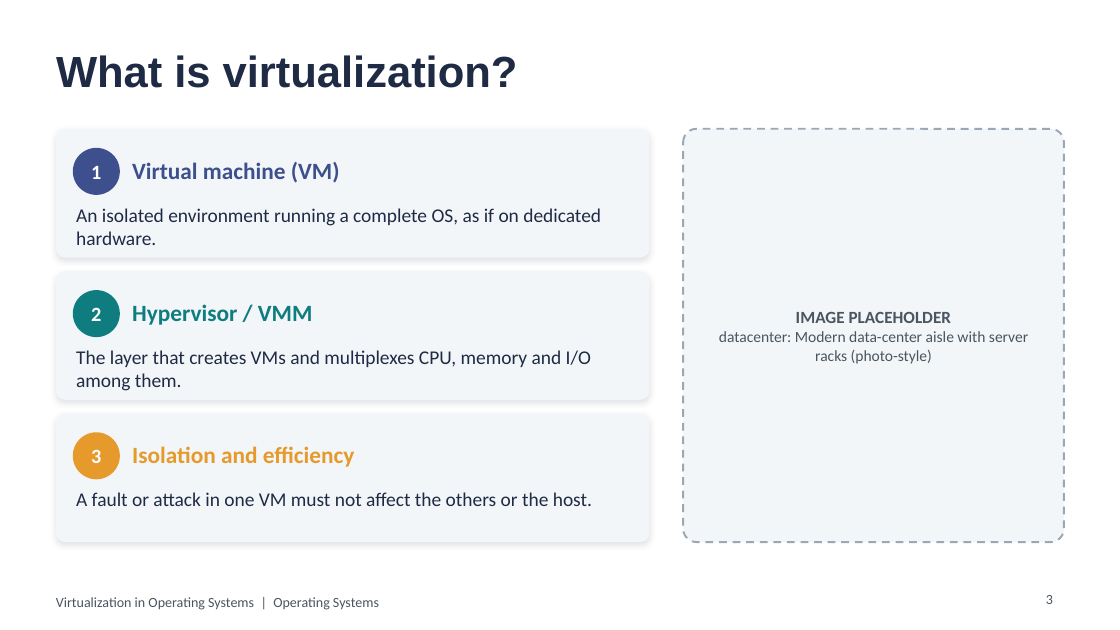
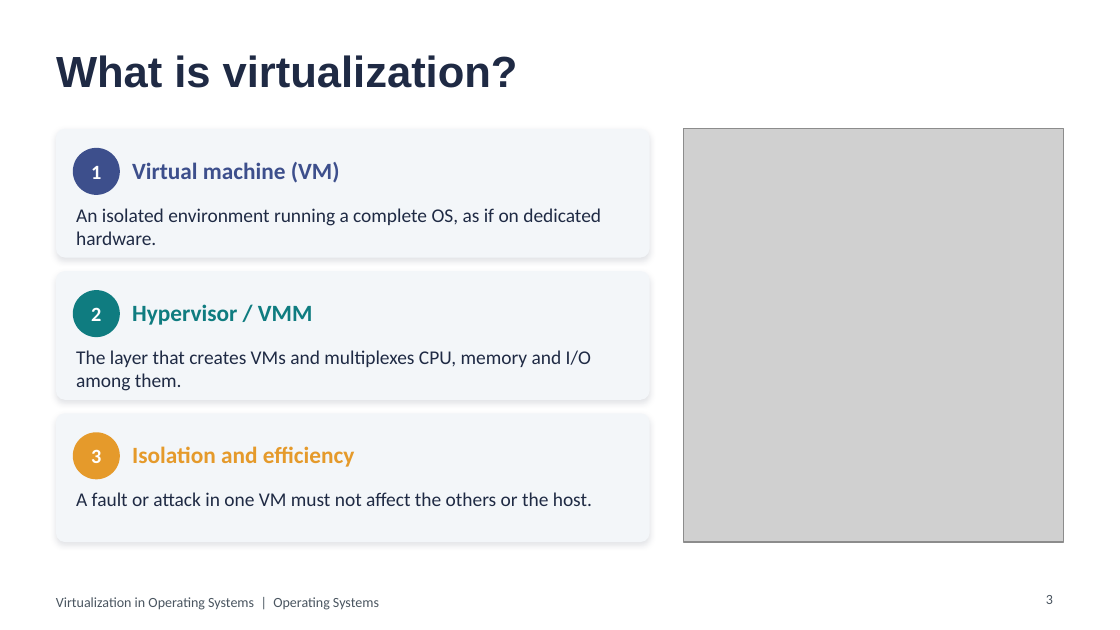
Before and after one commit to aliyassine22/OS-Virtualization, a slide deck: slide 3 of presentation/powerpoint/Virtualization_in_OS.pptx. Drawn at 1120x630 pixels with LibreOffice and Linux fonts; fonts in the diff are those of the drawing; grey boxes stand for pictures. Boxes give left, top, right and bottom in pixels: in the first picture for what was removed or moved away, otherwise in the second. Text is boxed around its words. In the diff, an @@ line names an element or a change of style, - is before the commit and + after.

```diff
--- a/presentation/powerpoint/Virtualization_in_OS.pptx
+++ b/presentation/powerpoint/Virtualization_in_OS.pptx
@@ rounded rectangle removed at (683,129,1064,542) @@
@@ picture added at (683,129,1064,542) @@
@@ text removed at (719,312,1028,364) @@
-IMAGE PLACEHOLDER
-datacenter: Modern data-center aisle with server racks (photo-style)
```
Also in this commit, not shown: 1 other slide changed, 5 other files.
